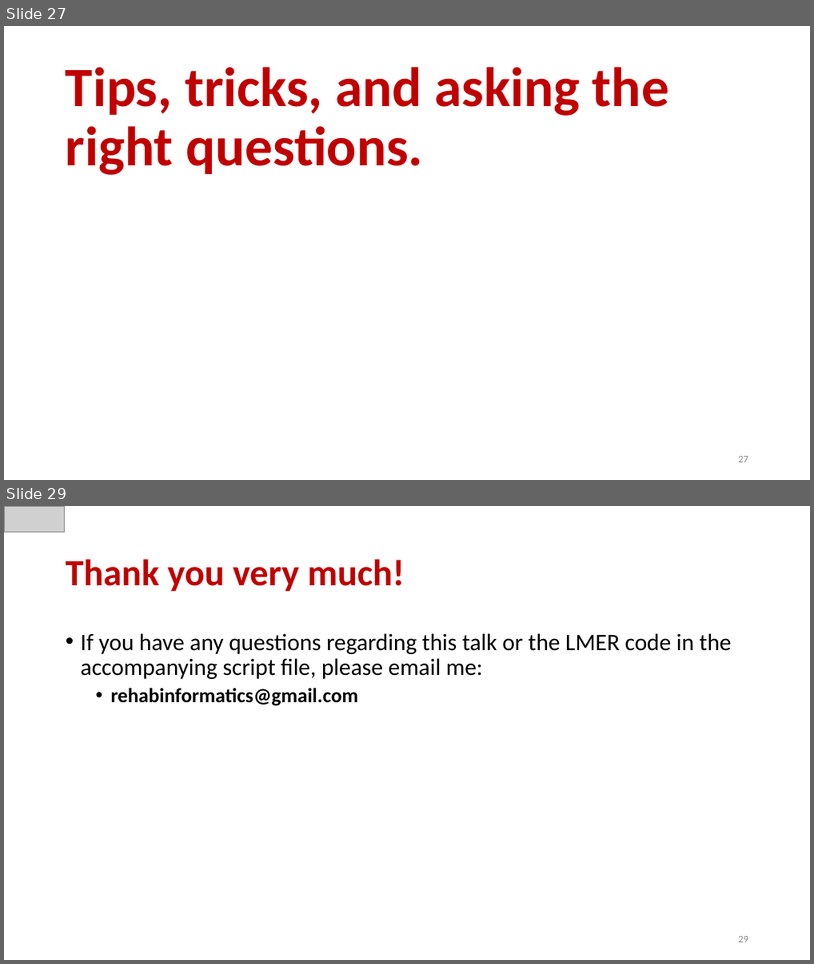
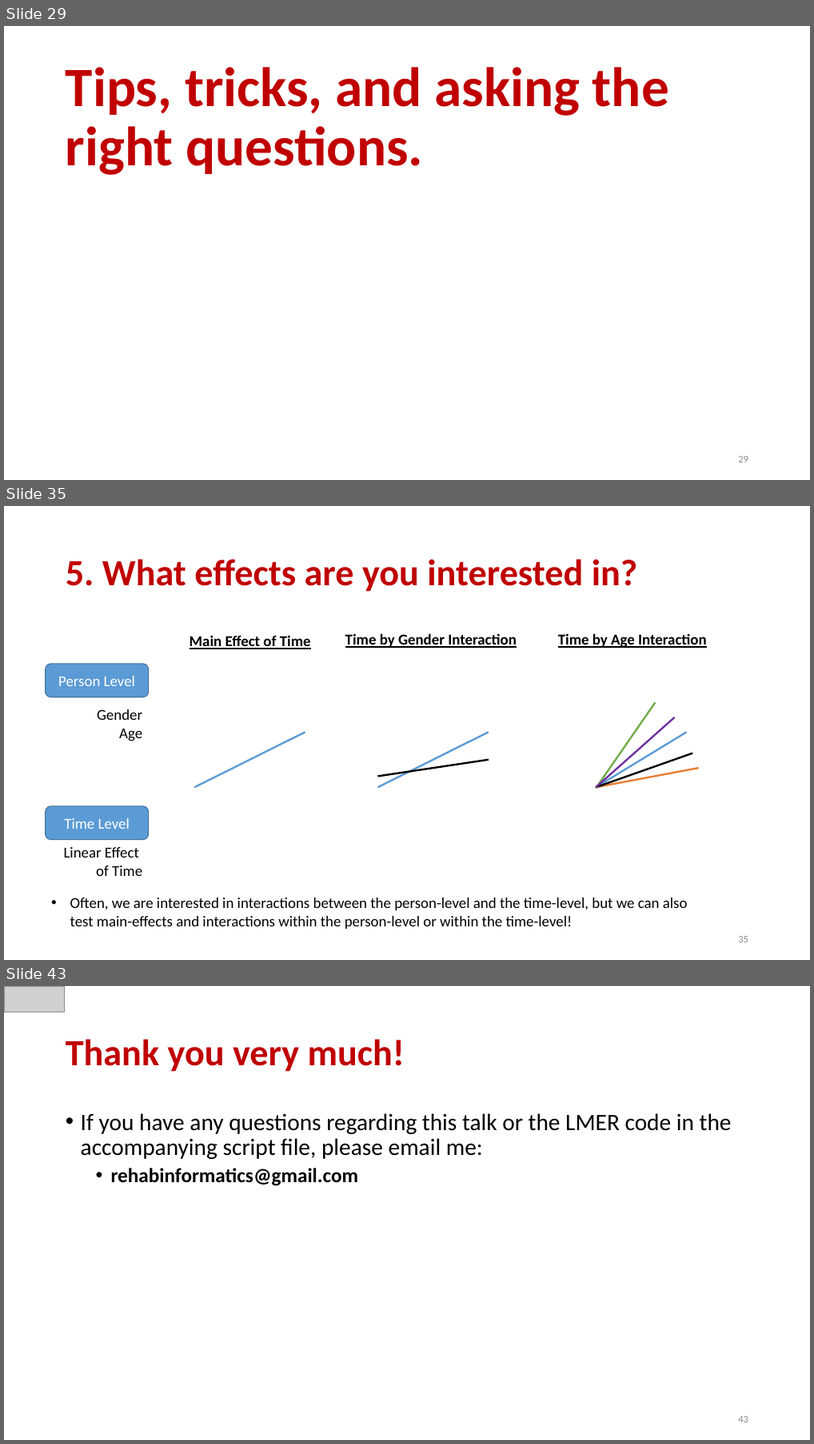
Before and after one commit to keithlohse/LMER_Clinical_Science, a slide deck: lohse ACRM 2017 workshop.pptx. Shown one above the other, each under a label of ours: slides 27 and 29 before the commit, slides 29, 35 and 43 after it; the slides between them are not shown. The pictures are 814x964 and 814x1444 pixels, drawn with LibreOffice and Linux fonts; fonts in the diff are those of the drawing; grey boxes stand for pictures. Boxes give left, top, right and bottom in pixels: in the first picture for what was removed or moved away, otherwise in the second. Text is boxed around its words. In the diff, an @@ line names an element or a change of style, - is before the commit and + after.

```diff
--- a/lohse ACRM 2017 workshop.pptx
+++ b/lohse ACRM 2017 workshop.pptx
@@ slide 35 added at (4,506,810,960), background #FFFFFF @@
@@ title added at (66,559,638,592), 44 pt, text #C00000, bold @@
+5. What effects are you interested in?
@@ text added at (190,635,311,649), 18 pt, text #000000, bold, underline @@
+Main Effect of Time
@@ text added at (346,633,517,648), 18 pt, text #000000, bold, underline @@
+Time by Gender Interaction
@@ text added at (558,633,707,648), 18 pt, text #000000, bold, underline @@
+Time by Age Interaction
@@ rounded rectangle added at (45,664,149,697), fill #5B9BD5, outline #43739E 1 pt, 18 pt, text #FFFFFF @@
+Person Level
@@ text added at (97,709,142,741), 18 pt, text #000000 @@
+Gender
+Age
@@ line added from (596, 788) to (655, 703), #70AD47 2.25 pt @@
@@ line added from (596, 788) to (675, 717), #7030A0 2.25 pt @@
@@ line added from (194, 788) to (306, 732), #5B9BD5 2.25 pt @@
@@ line added from (378, 788) to (489, 732), #5B9BD5 2.25 pt @@
@@ line added from (596, 788) to (687, 732), #5B9BD5 2.25 pt @@
@@ line added from (378, 776) to (489, 760), #000000 2.25 pt @@
@@ line added from (596, 788) to (699, 768), #ED7D31 2.25 pt @@
@@ line added from (596, 788) to (693, 753), #000000 2.25 pt @@
@@ rounded rectangle added at (45,806,149,840), fill #5B9BD5, outline #43739E 1 pt, 18 pt, text #FFFFFF @@
+Time Level
@@ text added at (64,847,142,876), 18 pt, text #000000 @@
+Linear Effect
+of Time
@@ text added at (70,897,688,928), 18 pt, text #000000 @@
+• Often, we are interested in interactions between the person-level and the time-level, but we can also test main-effects and interactions within the person-level or within the time-level!
@@ page number added at (738,936,749,942), 12 pt, text #8C8C8C @@
+35
@@ what was slide 27 is now slide 29 @@
@@ page number at (738,456,749,462): text changed @@
-27
+29
@@ what was slide 29 is now slide 43 @@
@@ page number at (738,1416,749,1422): text changed @@
-29
+43
```
Also in this commit, not shown: 14 other slides added, 1 slide removed, 3 other files.
